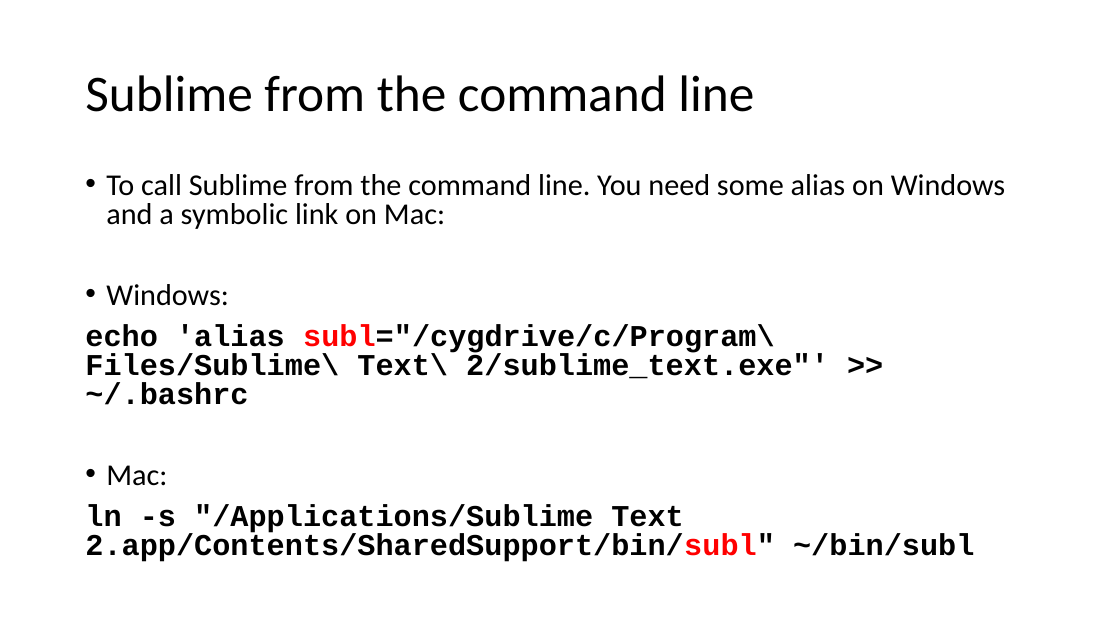
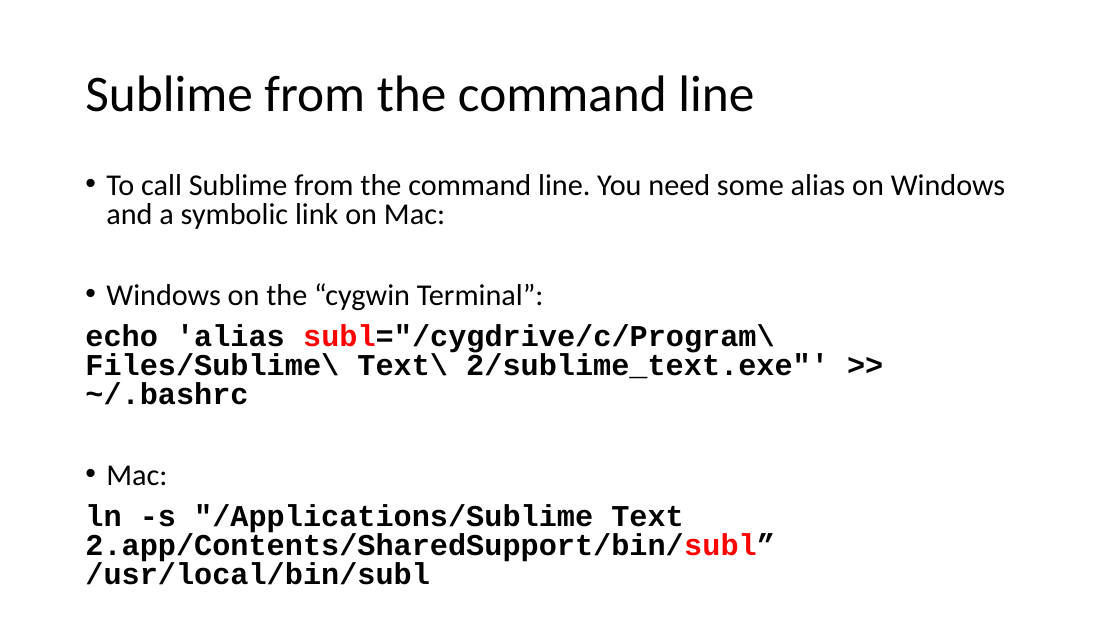
Before and after one commit to kinsidar/Spring2016, a slide deck: slide 4 of Slides/Lesson4.pptx. Drawn at 1120x630 pixels with LibreOffice and Linux fonts; fonts in the diff are those of the drawing. Boxes give left, top, right and bottom in pixels: in the first picture for what was removed or moved away, otherwise in the second. Text is boxed around its words. In the diff, an @@ line names an element or a change of style, - is before the commit and + after.

Commit message:
fix subl link for mac

```diff
--- a/Slides/Lesson4.pptx
+++ b/Slides/Lesson4.pptx
@@ text at (106,283,544,311): text changed @@
-• Windows:
+• Windows on the “cygwin Terminal”:
@@ text at (85,504,775,585): text changed @@
-ln -s "/Applications/Sublime Text 2.app/Contents/SharedSupport/bin/subl" ~/bin/subl
+ln -s "/Applications/Sublime Text 2.app/Contents/SharedSupport/bin/subl” /usr/local/bin/subl
```
